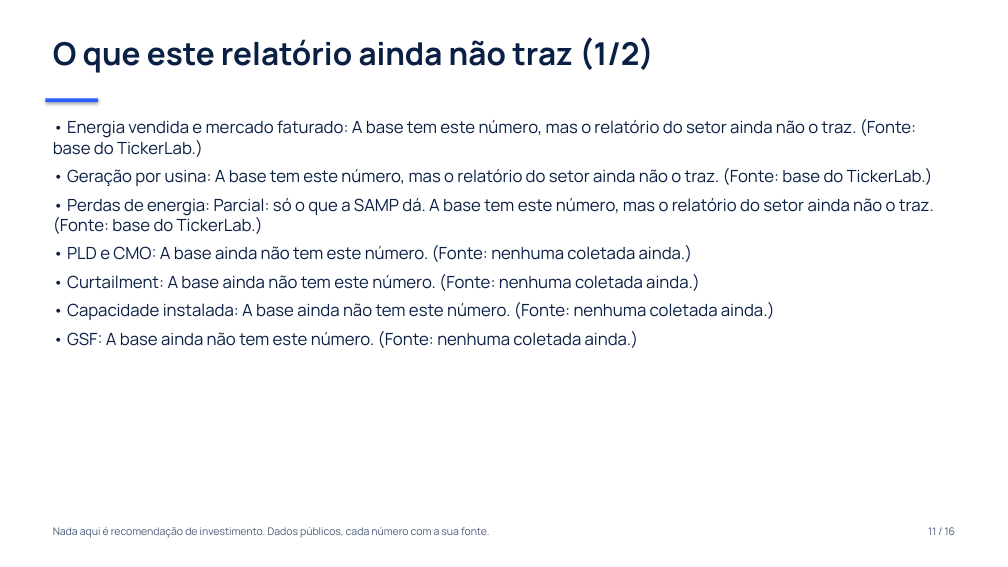
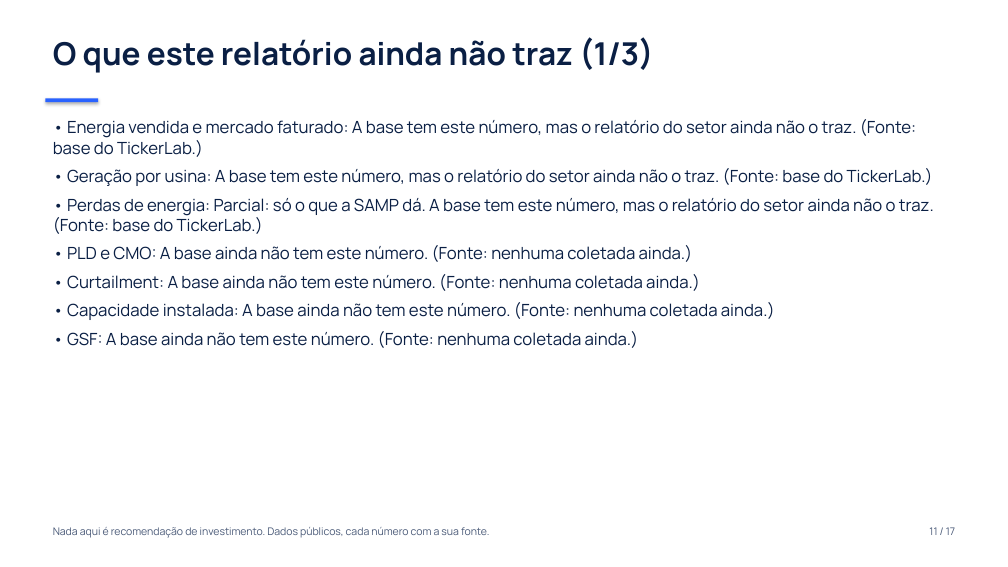
Before and after one commit to tbc174/tickerlab, a slide deck: slide 11 of site/relatorio/setor-eletricas-apresentacao.pptx. Drawn at 1008x567 pixels with LibreOffice and Linux fonts; fonts in the diff are those of the drawing. Boxes give left, top, right and bottom in pixels: in the first picture for what was removed or moved away, otherwise in the second. Text is boxed around its words. In the diff, an @@ line names an element or a change of style, - is before the commit and + after.

```diff
--- a/site/relatorio/setor-eletricas-apresentacao.pptx
+++ b/site/relatorio/setor-eletricas-apresentacao.pptx
@@ text at (53,37,653,73): text changed @@
-O que este relatório ainda não traz (1/2)
+O que este relatório ainda não traz (1/3)
@@ text at (929,527,955,535): text changed @@
-11 / 16
+11 / 17
```
Also in this commit, not shown: 15 other slides changed, 1 slide added, 12 other files.
